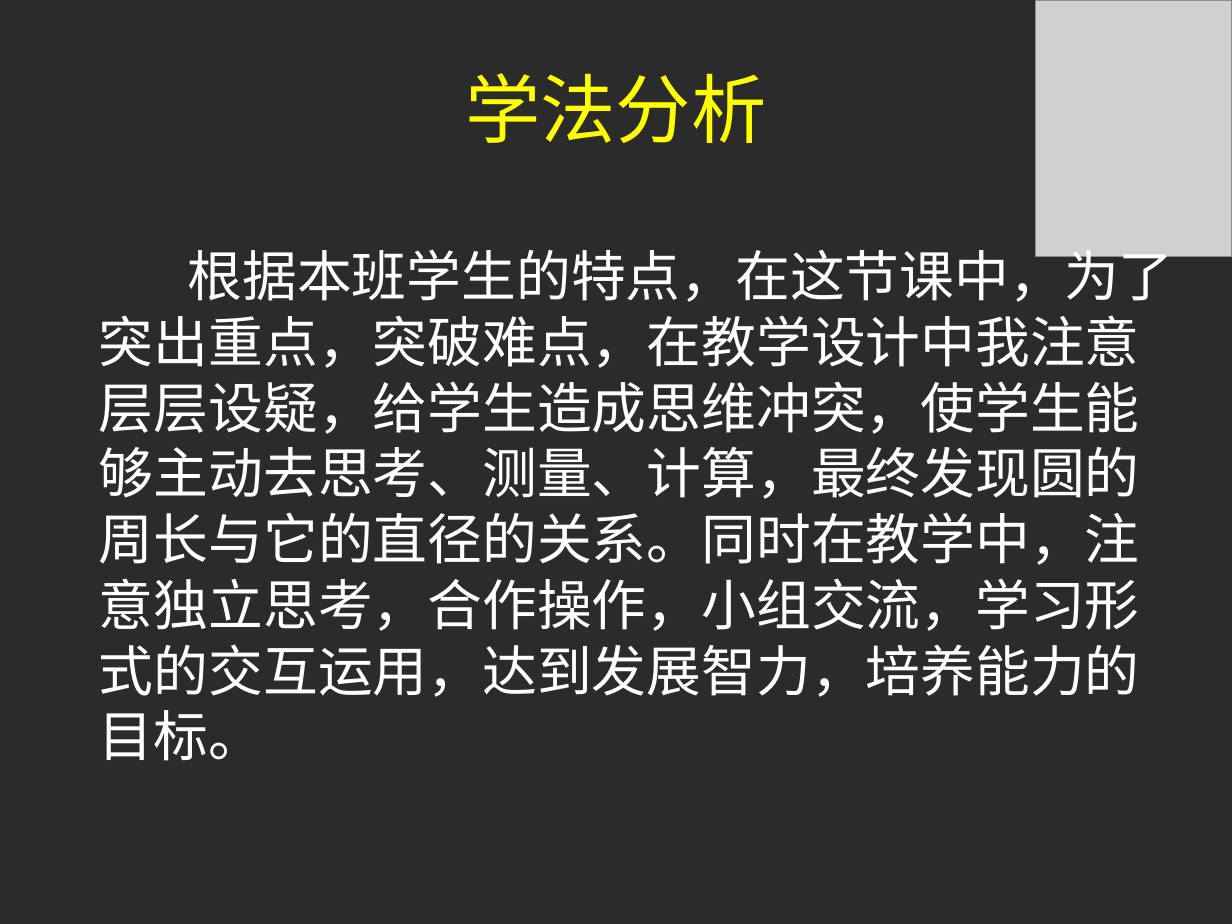
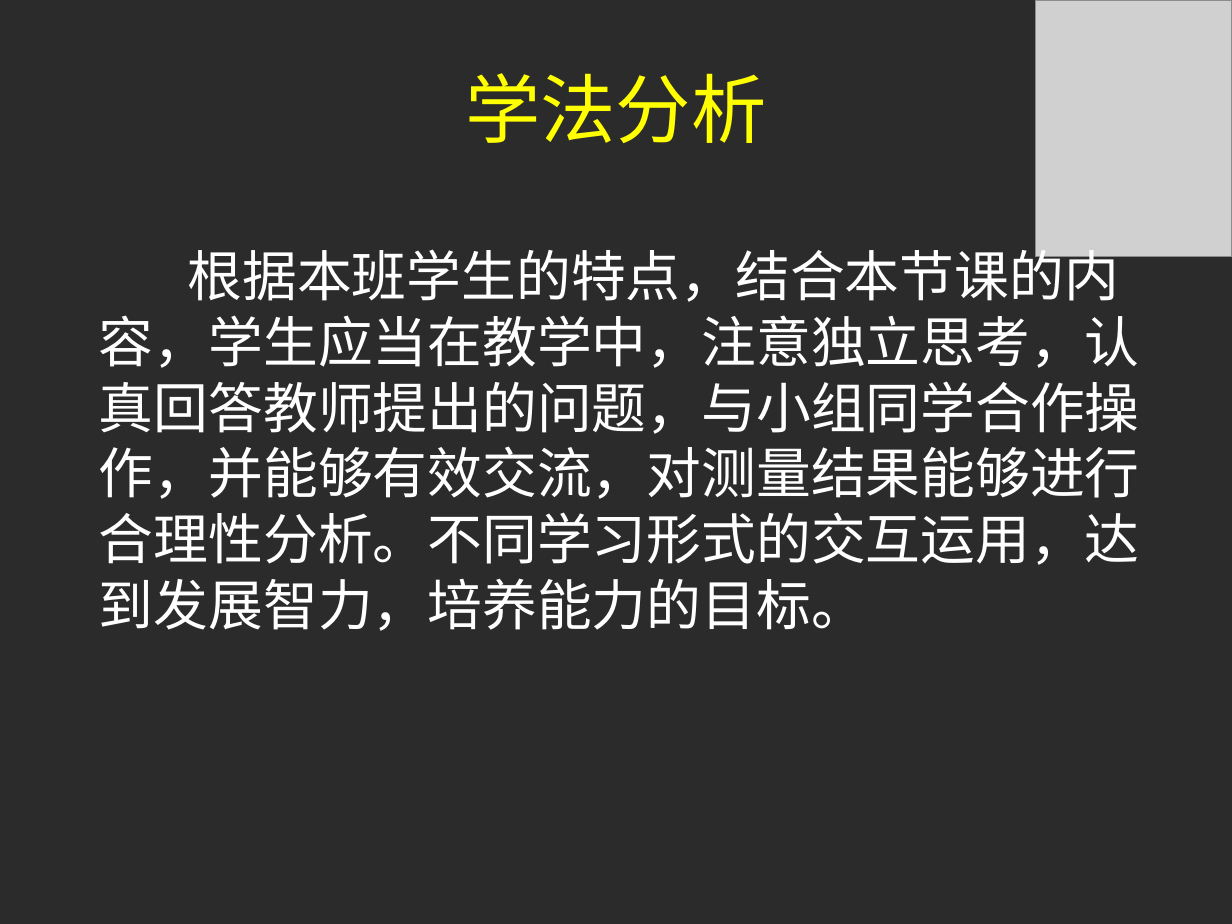
Before and after one commit to iefan/eduteach, a slide deck: slide 5 of 赵小娜—说课演示文稿.ppt. Drawn at 1232x924 pixels with LibreOffice and Linux fonts; fonts in the diff are those of the drawing; grey boxes stand for pictures; background and template pictures are left out; a plain dark background stands for a picture behind light text. Boxes give left, top, right and bottom in pixels: in the first picture for what was removed or moved away, otherwise in the second. Text is boxed around its words. In the diff, an @@ line names an element or a change of style, - is before the commit and + after.

Commit message:
修改了ppt的一些东西

```diff
--- a/赵小娜—说课演示文稿.ppt
+++ b/赵小娜—说课演示文稿.ppt
@@ text at (99,240,1140,631): text changed @@
-根据本班学生的特点，在这节课中，为了突出重点，突破难点，在教学设计中我注意层层设疑，给学生造成思维冲突，使学生能够主动去思考、测量、计算，最终发现圆的周长与它的直径的关系。同时在教学中，注意独立思考，合作操作，小组交流，学习形式的交互运用，达到发展智力，培养能力的目标。
+根据本班学生的特点，结合本节课的内容，学生应当在教学中，注意独立思考，认真回答教师提出的问题，与小组同学合作操作，并能够有效交流，对测量结果能够进行合理性分析。不同学习形式的交互运用，达到发展智力，培养能力的目标。
```
